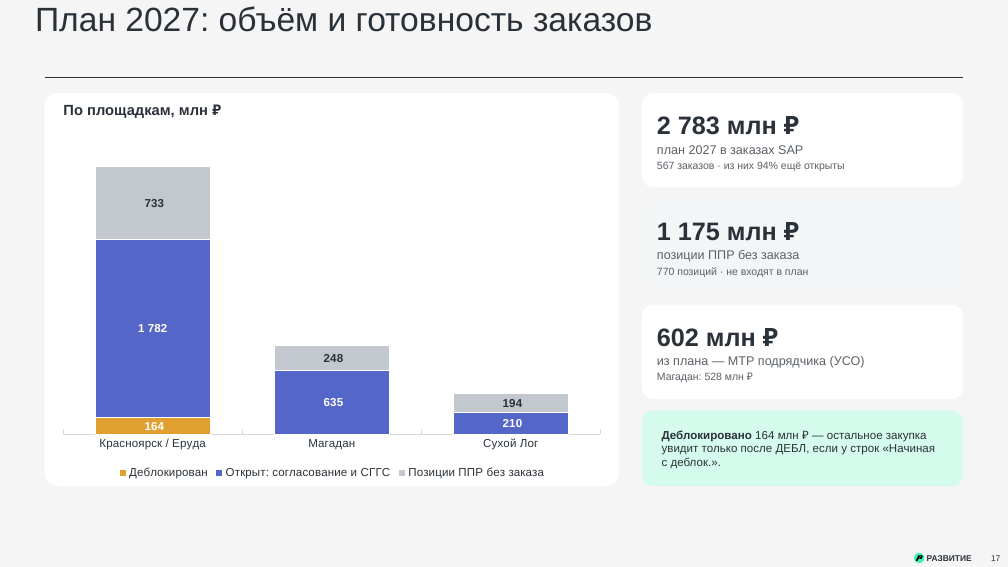
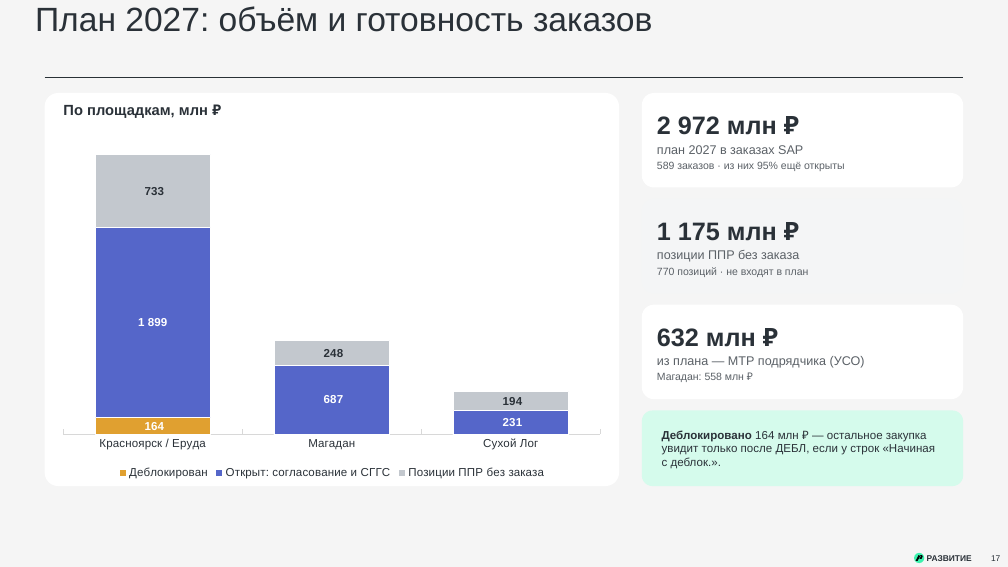
Before and after one commit to victorekuznetsov/TZ, a slide deck: slide 17 of exports/WK_ispolnenie_2024-2026_plan_2027.pptx. Drawn at 1008x567 pixels with LibreOffice and Linux fonts; fonts in the diff are those of the drawing. Boxes give left, top, right and bottom in pixels: in the first picture for what was removed or moved away, otherwise in the second. Text is boxed around its words. In the diff, an @@ line names an element or a change of style, - is before the commit and + after.

```diff
--- a/exports/WK_ispolnenie_2024-2026_plan_2027.pptx
+++ b/exports/WK_ispolnenie_2024-2026_plan_2027.pptx
@@ text at (657,116,777,135): text changed @@
-2 783 млн ₽
+2 972 млн ₽
@@ column stacked chart at (52,127,612,482) @@
@@ Открыт: согласование и СГГС, Красноярск / Еруда: 1782 to 1899 @@
@@ Открыт: согласование и СГГС, Магадан: 635 to 687 @@
@@ Открыт: согласование и СГГС, Сухой Лог: 210 to 231 @@
@@ text at (657,162,845,171): text changed @@
-567 заказов · из них 94% ещё открыты
+589 заказов · из них 95% ещё открыты
@@ text at (657,328,756,347): text changed @@
-602 млн ₽
+632 млн ₽
@@ text at (657,373,744,382): text changed @@
-Магадан: 528 млн ₽
+Магадан: 558 млн ₽
```
Also in this commit, not shown: 27 other slides changed, 1 other file.
